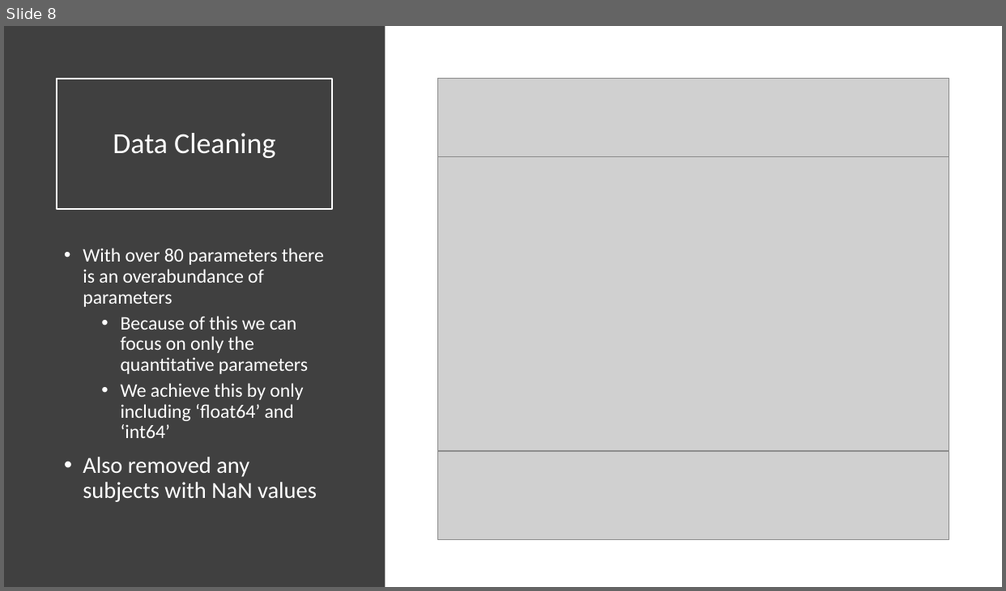
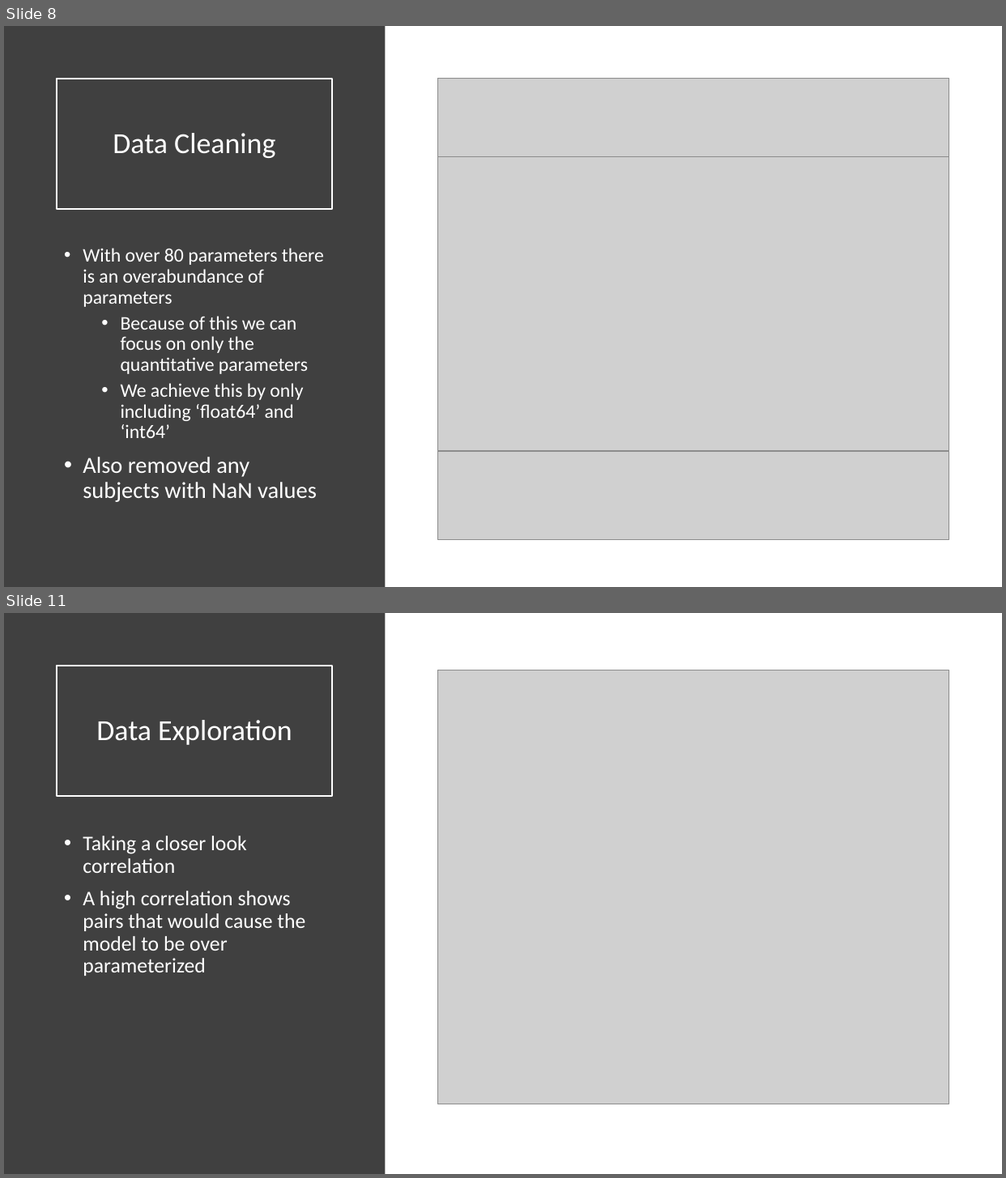
Before and after one commit to backmuda/BDA_511_Duff_Carter, a slide deck: Presentation.pptx. Shown one above the other, each under a label of ours: slide 8 before the commit, slides 8 and 11 after it; the slides between them are not shown. The pictures are 1006x591 and 1006x1178 pixels, drawn with LibreOffice and Linux fonts; fonts in the diff are those of the drawing; grey boxes stand for pictures. Boxes give left, top, right and bottom in pixels: in the first picture for what was removed or moved away, otherwise in the second. Text is boxed around its words. In the diff, an @@ line names an element or a change of style, - is before the commit and + after.

```diff
--- a/Presentation.pptx
+++ b/Presentation.pptx
@@ slide 11 added at (4,613,1002,1174), background #FFFFFF @@
@@ rectangle added at (4,613,385,1174), fill #404040 @@
@@ title added at (57,666,332,796), outline #FFFFFF 1.5 pt, 28 pt, text #FFFFFF @@
+Data Exploration
@@ picture added at (437,671,949,1104) @@
@@ text added at (83,836,305,976), 20 pt, text #FFFFFF @@
+• Taking a closer look correlation
+• A high correlation shows pairs that would cause the model to be over parameterized
```
Also in this commit, not shown: 2 slides changed, 1 other slide added.
